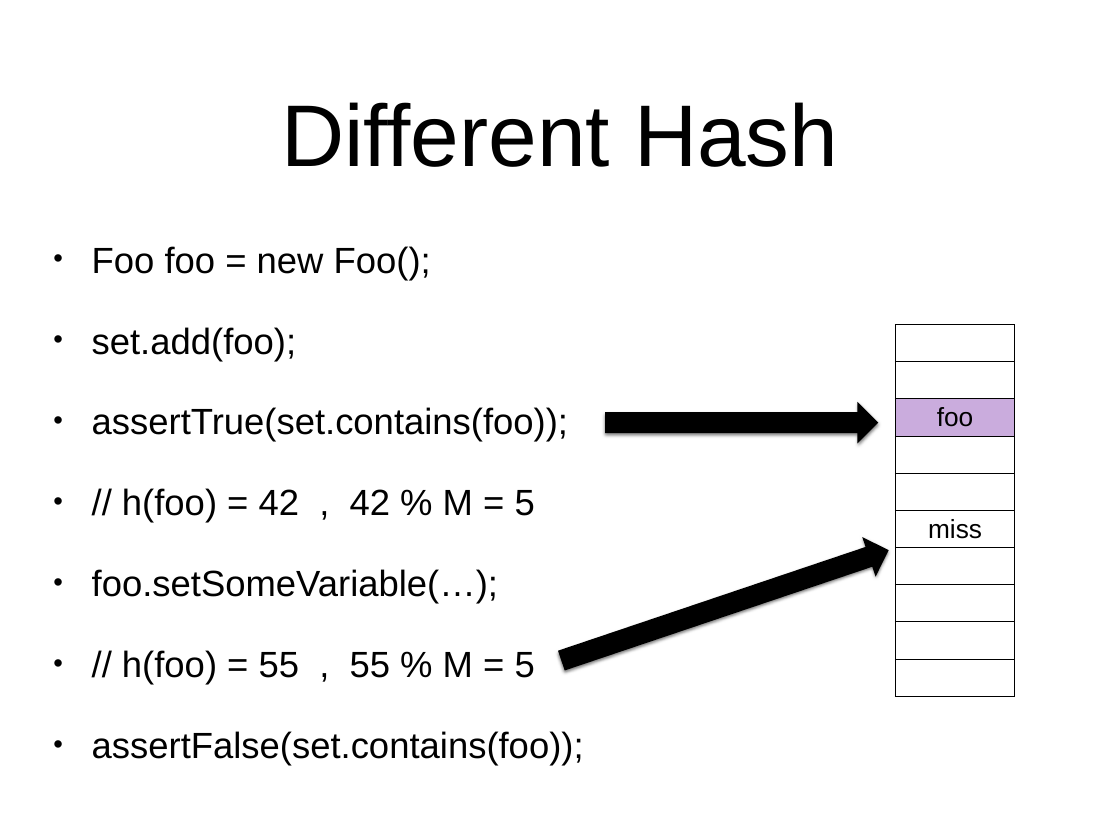
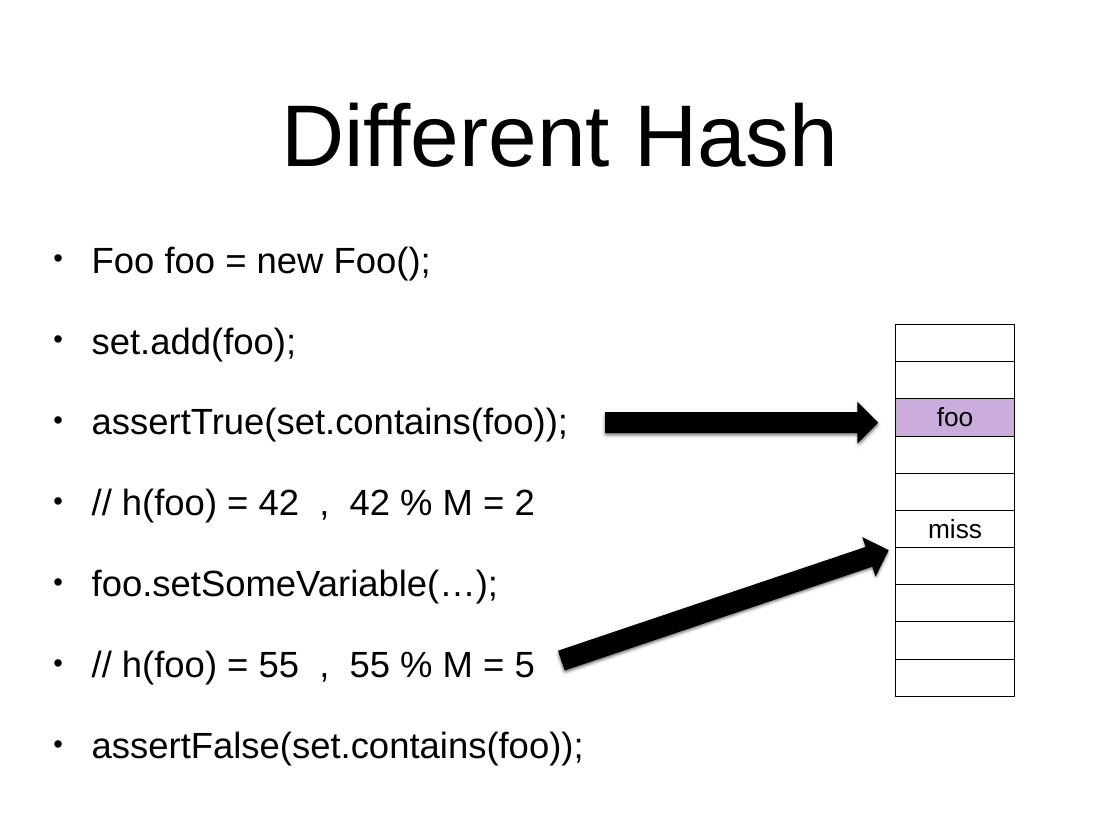
Before and after one commit to arcuri82/algorithms, a slide deck: slide 13 of docs/slides/06/06_hash_maps.pptx. Drawn at 1120x840 pixels with LibreOffice and Linux fonts; fonts in the diff are those of the drawing. Boxes give left, top, right and bottom in pixels: in the first picture for what was removed or moved away, otherwise in the second. Text is boxed around its words. In the diff, an @@ line names an element or a change of style, - is before the commit and + after.

```diff
--- a/docs/slides/06/06_hash_maps.pptx
+++ b/docs/slides/06/06_hash_maps.pptx
@@ text at (x1=122, y1=488, x2=535, y2=523): text changed @@
-• // h(foo) = 42 , 42 % M = 5
+• // h(foo) = 42 , 42 % M = 2
```
Also in this commit, not shown: 1 other slide changed, 1 other file.
